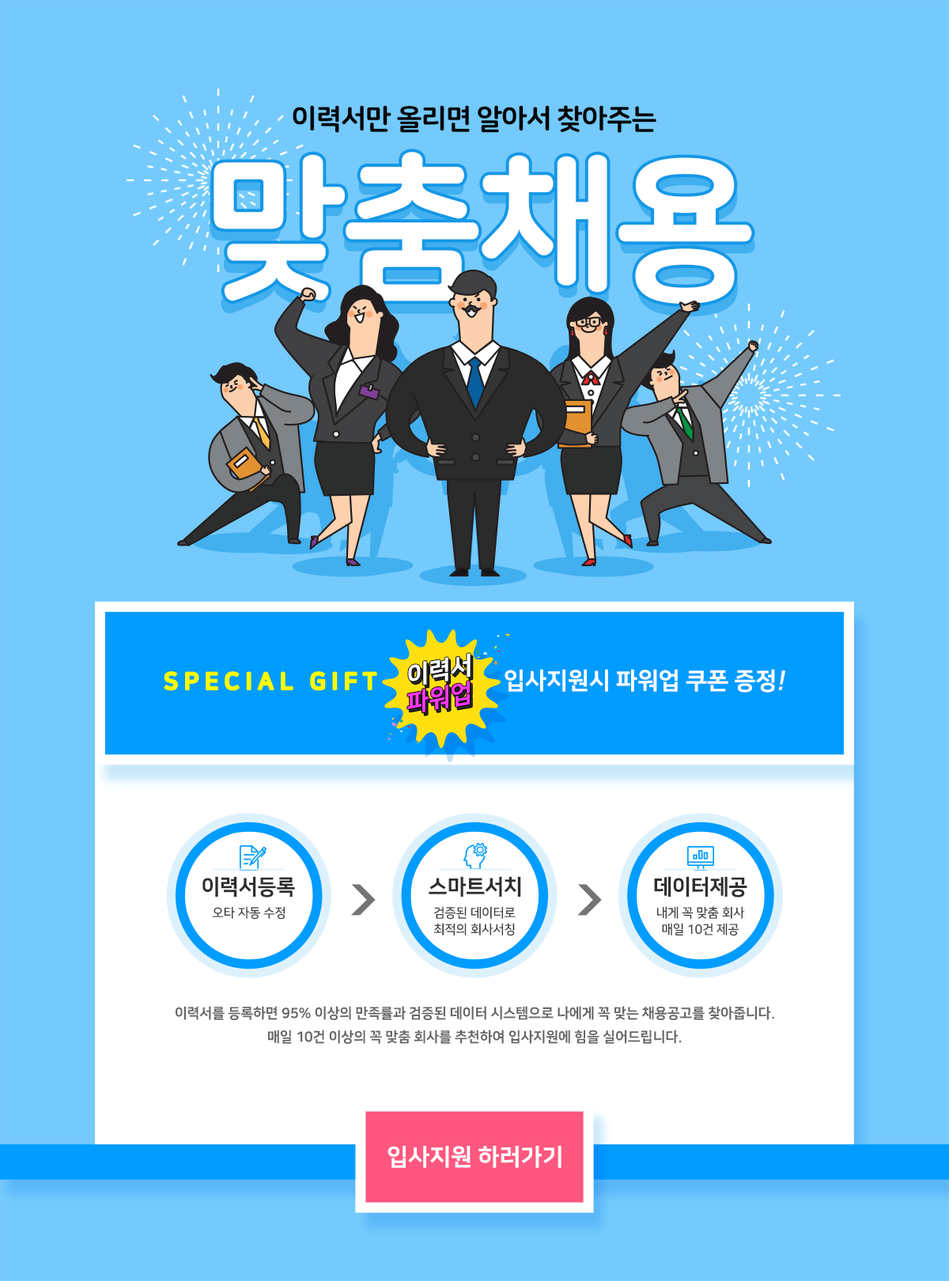
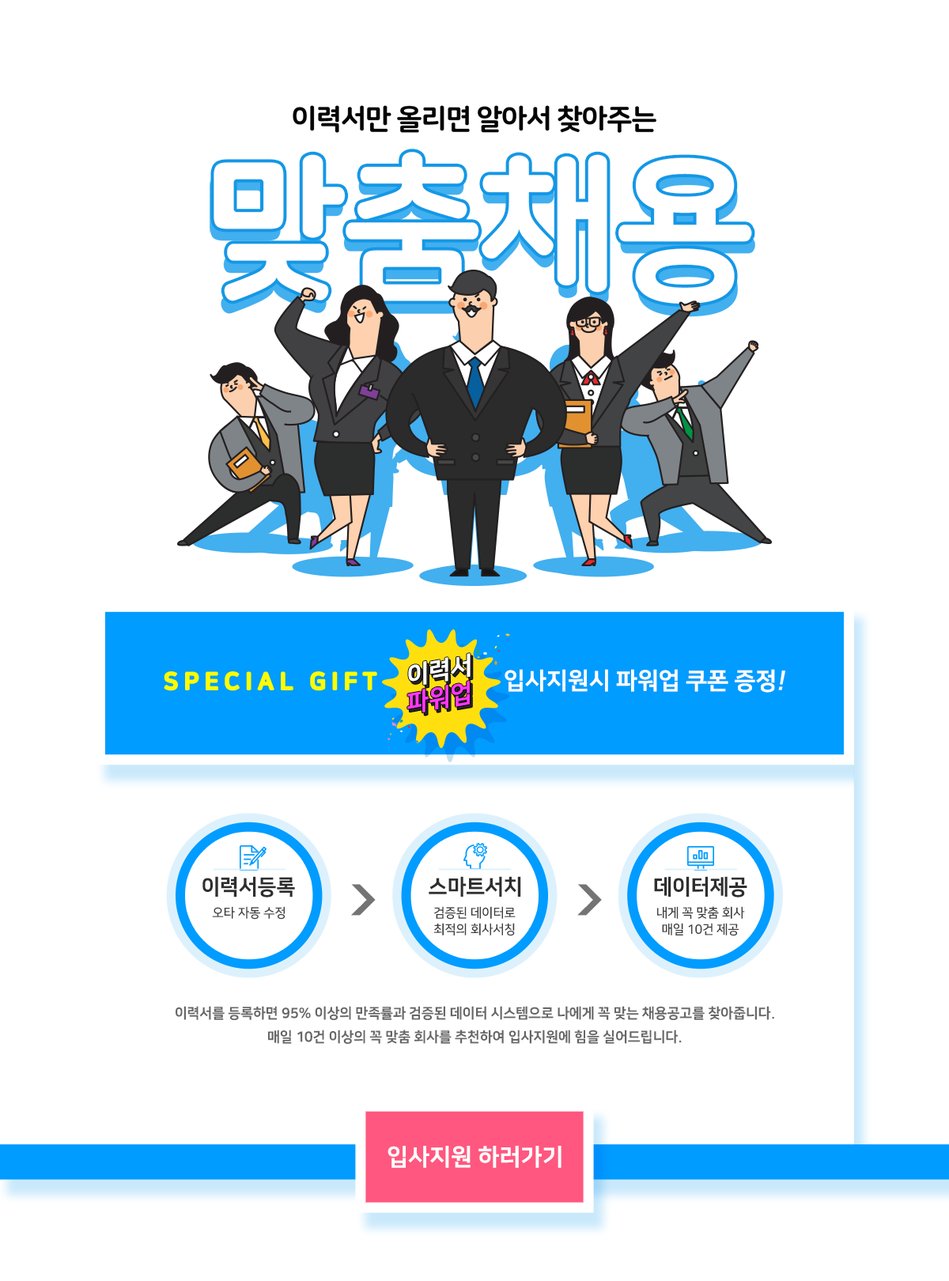
Before/after of a (949, 1281) layered artwork. What changed in the layer stack:
hid "Layer 208" over [0, 0, 949, 1281]
